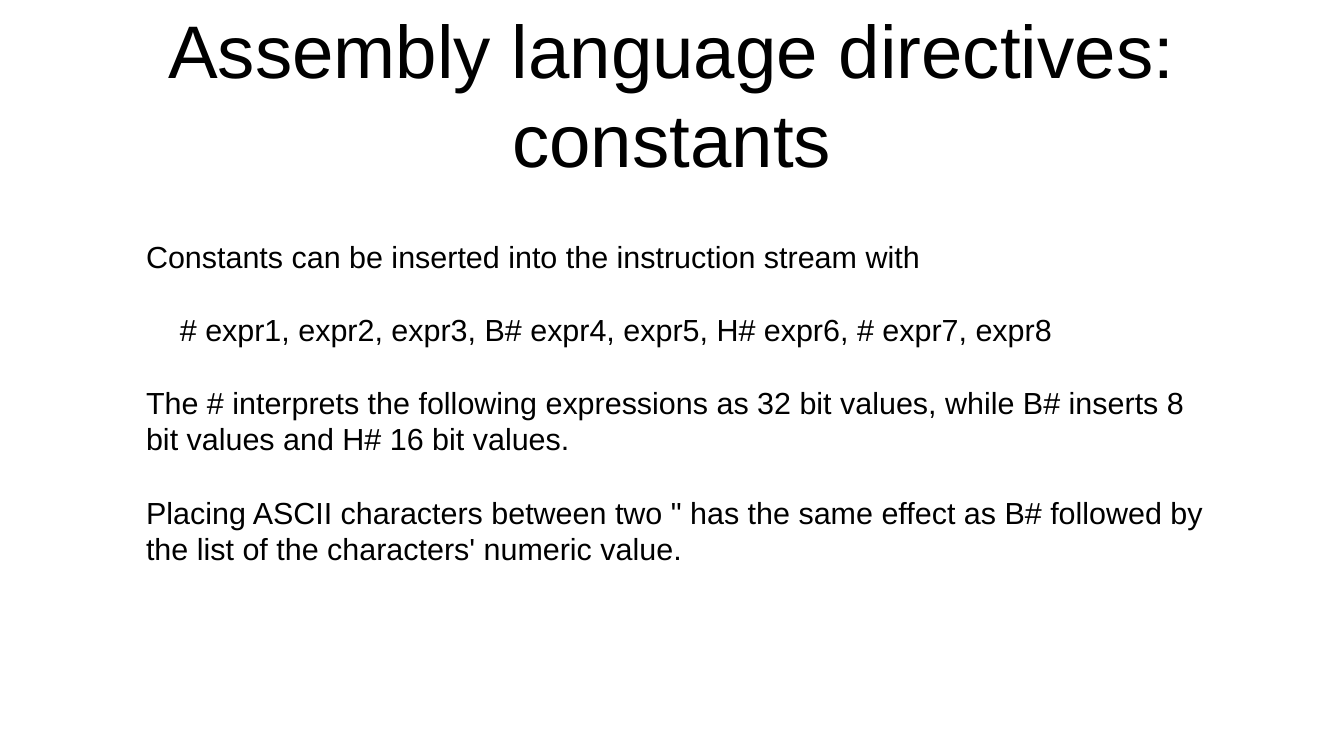
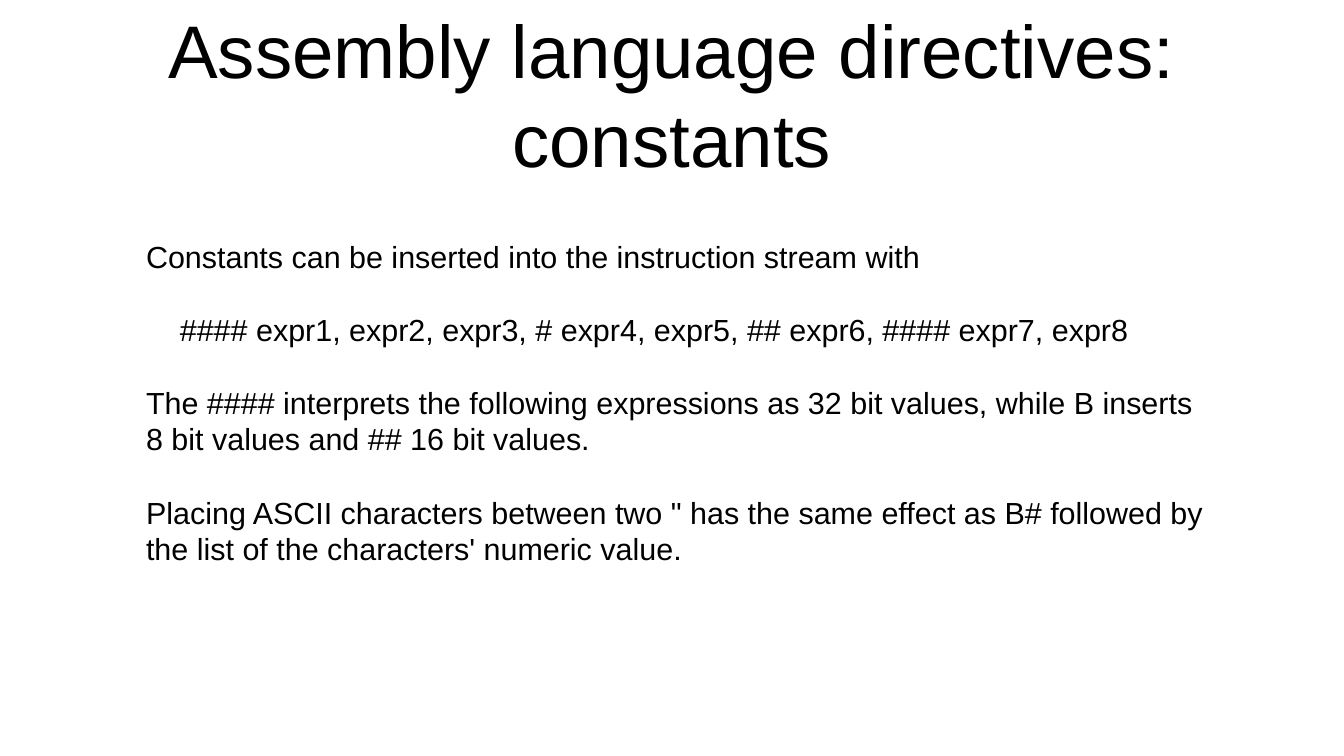
Before and after one commit to jeceljr/baby42, a slide deck: slide 34 of doc/baby42_slides.odp (slide 33 before the commit). Drawn at 1344x756 pixels with LibreOffice and Linux fonts; fonts in the diff are those of the drawing. Boxes give left, top, right and bottom in pixels: in the first picture for what was removed or moved away, otherwise in the second. Text is boxed around its words. In the diff, an @@ line names an element or a change of style, - is before the commit and + after.

```diff
--- a/doc/baby42_slides.odp
+++ b/doc/baby42_slides.odp
@@ text at bbox=[146, 319, 1193, 451]: text changed @@
-# expr1, expr2, expr3, B# expr4, expr5, H# expr6, # expr7, expr8
-The # interprets the following expressions as 32 bit values, while B# inserts 8 bit values and H# 16 bit values.
+#### expr1, expr2, expr3, # expr4, expr5, ## expr6, #### expr7, expr8
+The #### interprets the following expressions as 32 bit values, while B inserts 8 bit values and ## 16 bit values.
```
Also in this commit, not shown: 19 other slides changed, 1 slide added, 1 other file.
